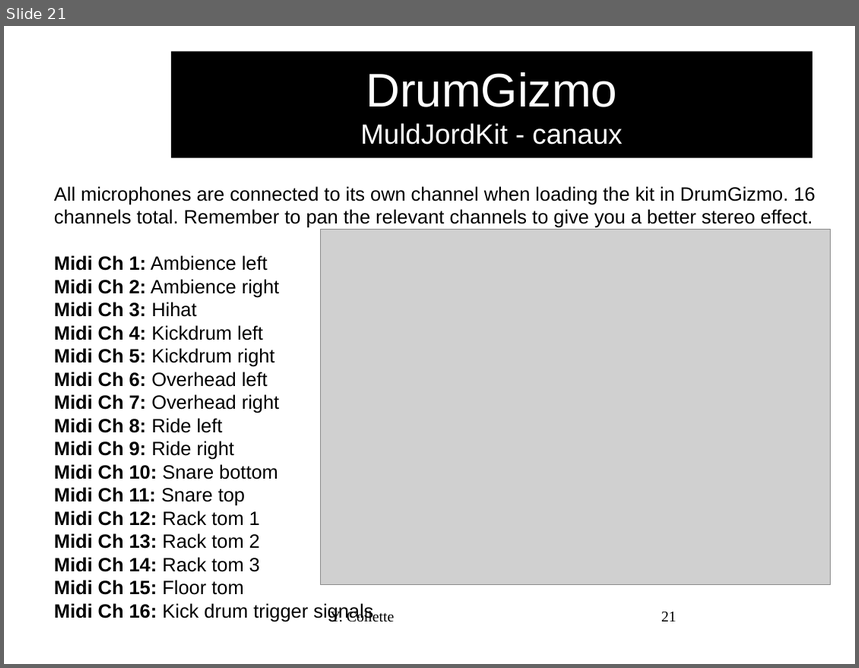
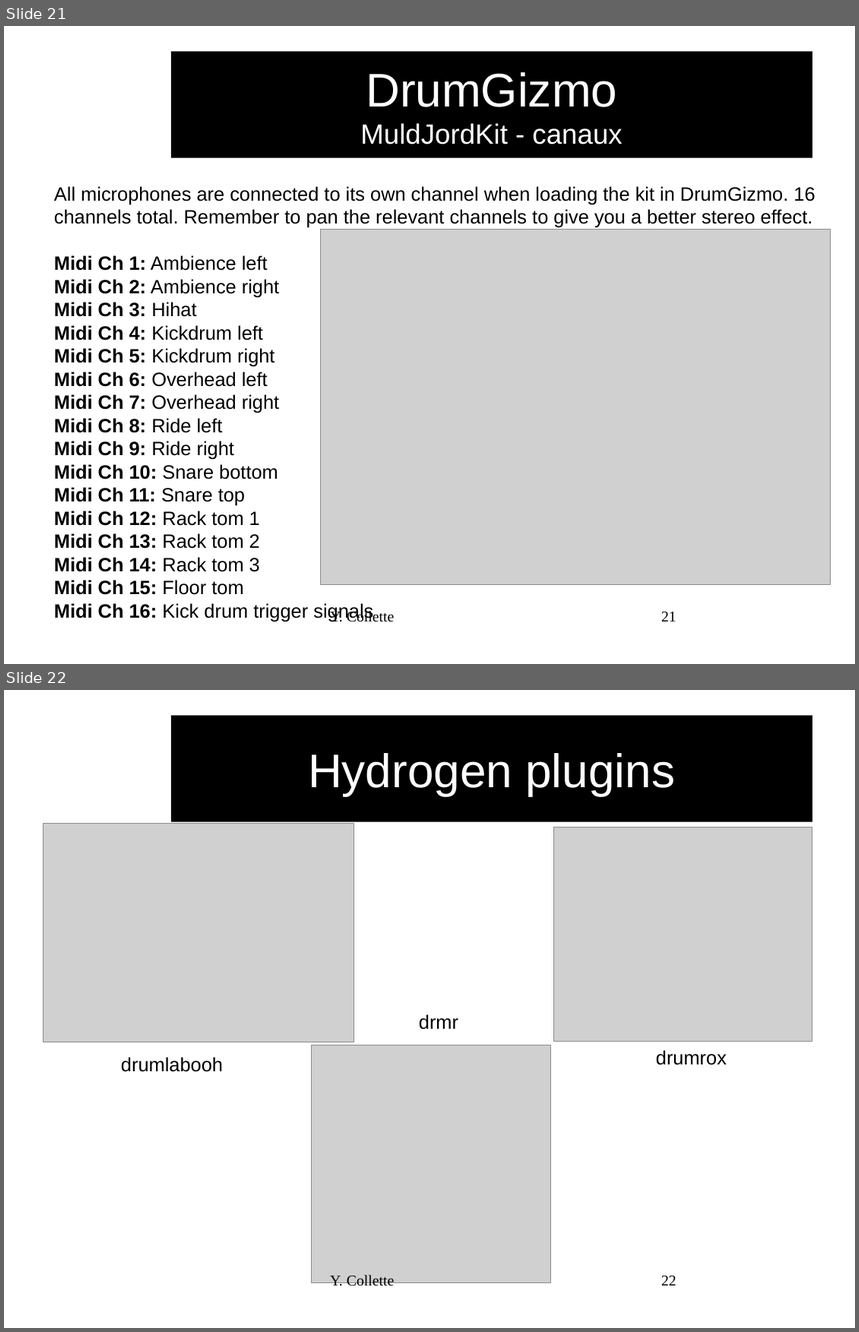
Before and after one commit to audinux/audinux.github.io, a slide deck: workshop/audio/Hydrogen.odp. Shown one above the other, each under a label of ours: slide 21 before the commit, slides 21 and 22 after it. The pictures are 859x668 and 859x1332 pixels, drawn with LibreOffice and Linux fonts; fonts in the diff are those of the drawing; grey boxes stand for pictures; background and template pictures are left out. Boxes give left, top, right and bottom in pixels: in the first picture for what was removed or moved away, otherwise in the second. Text is boxed around its words. In the diff, an @@ line names an element or a change of style, - is before the commit and + after.

```diff
--- a/workshop/audio/Hydrogen.odp
+++ b/workshop/audio/Hydrogen.odp
@@ slide 22 added at (x1=4, y1=690, x2=855, y2=1328), background #FFFFFF @@
@@ title added at (x1=172, y1=716, x2=813, y2=822), fill #000000, 44 pt, text #FFFFFF @@
+Hydrogen plugins
@@ picture added at (x1=44, y1=824, x2=354, y2=1042) @@
@@ picture added at (x1=554, y1=828, x2=813, y2=1042) @@
@@ text added at (x1=419, y1=1015, x2=458, y2=1030), 18 pt, text #000000 @@
+drmr
@@ picture added at (x1=313, y1=1046, x2=552, y2=1284) @@
@@ text added at (x1=656, y1=1050, x2=727, y2=1065), 18 pt, text #000000 @@
+drumrox
@@ text added at (x1=121, y1=1057, x2=223, y2=1072), 18 pt, text #000000 @@
+drumlabooh
@@ text added at (x1=330, y1=1275, x2=395, y2=1290), 14 pt, text #000000 @@
+Y. Collette
@@ page number added at (x1=661, y1=1276, x2=677, y2=1286), 14 pt, text #000000 @@
+22
```
Also in this commit, not shown: 1 slide changed, 24 other files.
